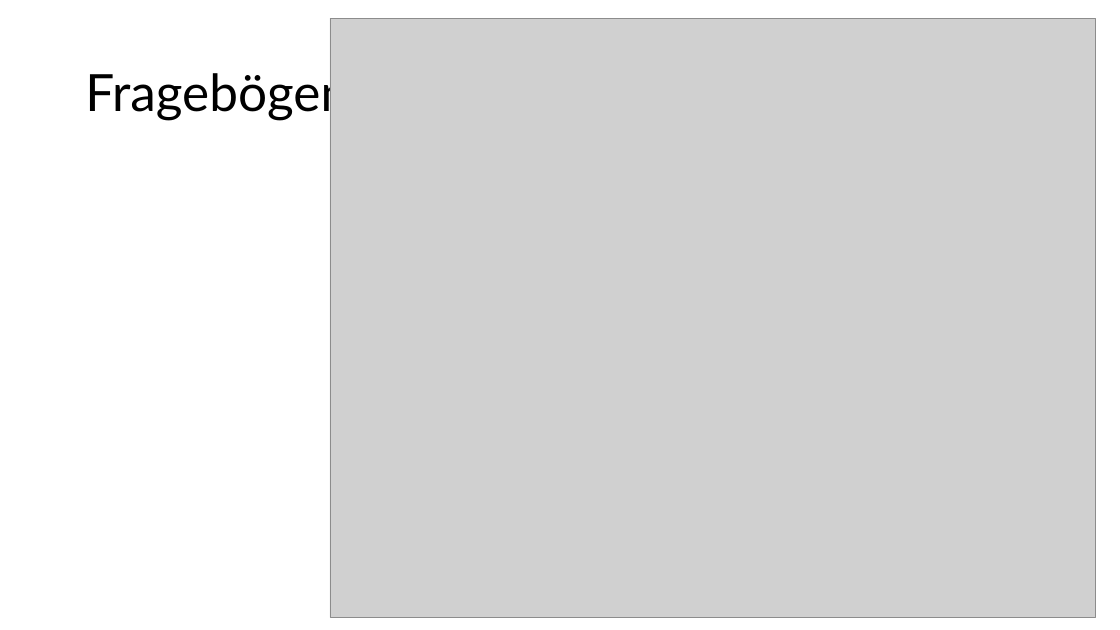
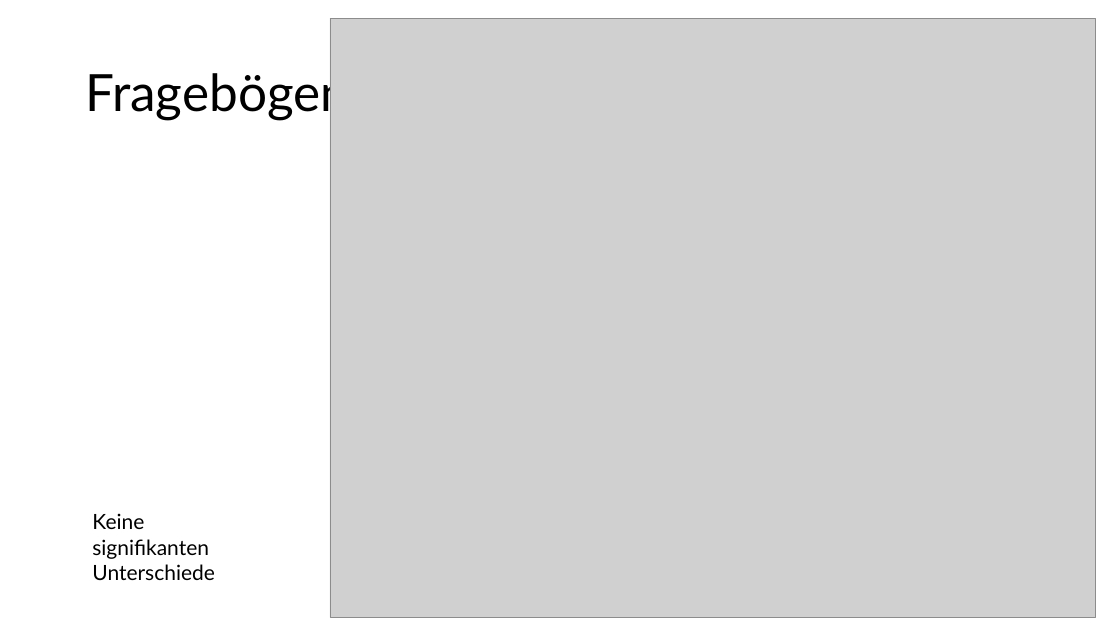
Before and after one commit to JankaMarlene/masters_thesis, a slide deck: slide 4 of presentations/EPOC1804.pptx. Drawn at 1120x630 pixels with LibreOffice and Linux fonts; fonts in the diff are those of the drawing; grey boxes stand for pictures. Boxes give left, top, right and bottom in pixels: in the first picture for what was removed or moved away, otherwise in the second. Text is boxed around its words. In the diff, an @@ line names an element or a change of style, - is before the commit and + after.

```diff
--- a/presentations/EPOC1804.pptx
+++ b/presentations/EPOC1804.pptx
@@ text added at [92, 513, 215, 580], 18 pt, text #000000 @@
+Keine signifikanten Unterschiede
```
Also in this commit, not shown: 2 other slides changed, 1 slide added, 1 slide removed.
